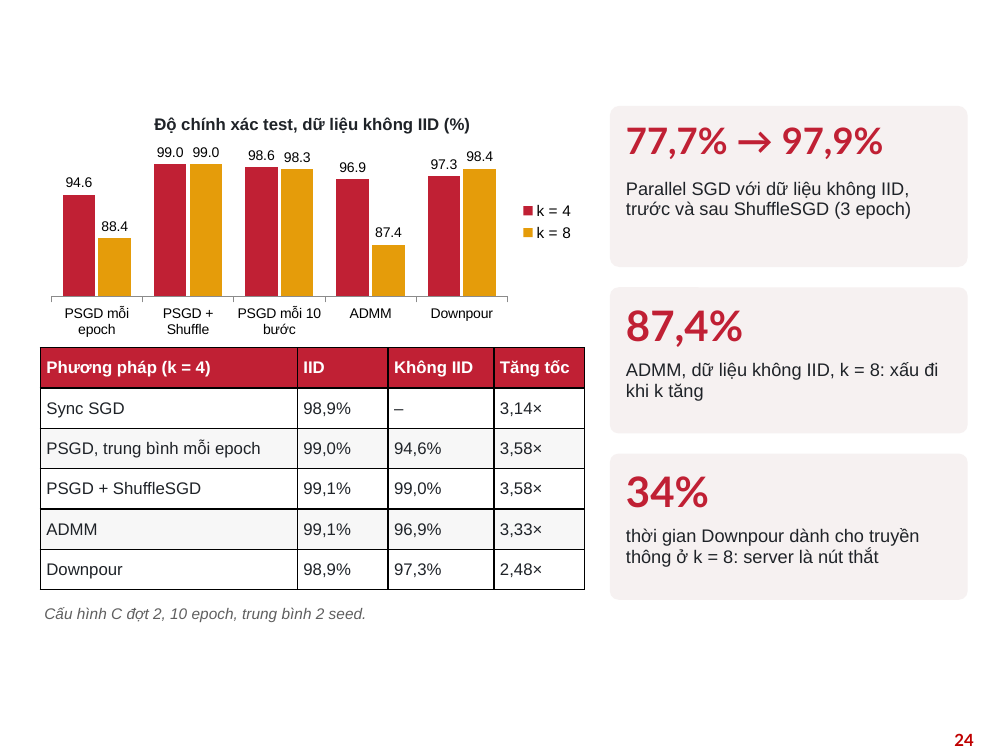
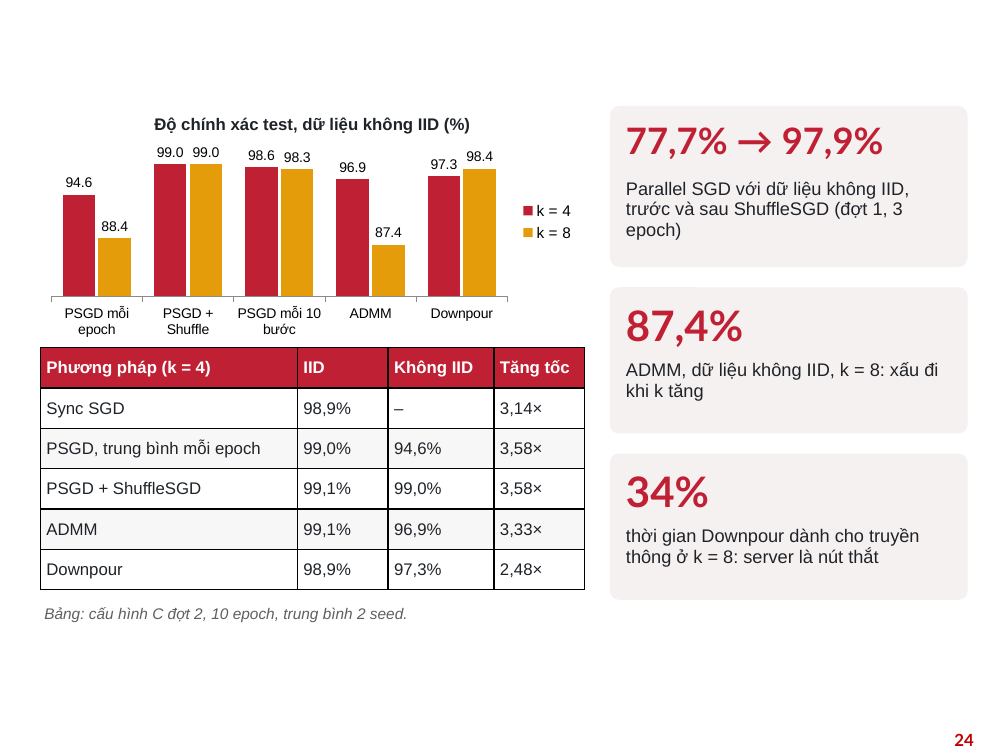
Before and after one commit to ngocvinhvu/High-Performance-Computing, a slide deck: slide 24 of slides/HPC_Nhom10_ParallelDistributedDL.pptx. Drawn at 1008x756 pixels with LibreOffice and Linux fonts; fonts in the diff are those of the drawing; background and template pictures are left out. Boxes give left, top, right and bottom in pixels: in the first picture for what was removed or moved away, otherwise in the second. Text is boxed around its words. In the diff, an @@ line names an element or a change of style, - is before the commit and + after.

```diff
--- a/slides/HPC_Nhom10_ParallelDistributedDL.pptx
+++ b/slides/HPC_Nhom10_ParallelDistributedDL.pptx
@@ text at (626,181,909,240): text changed @@
-Parallel SGD với dữ liệu không IID, trước và sau ShuffleSGD (3 epoch)
+Parallel SGD với dữ liệu không IID, trước và sau ShuffleSGD (đợt 1, 3 epoch)
@@ text at (44,607,408,622): text changed @@
-Cấu hình C đợt 2, 10 epoch, trung bình 2 seed.
+Bảng: cấu hình C đợt 2, 10 epoch, trung bình 2 seed.
```
Also in this commit, not shown: 1 other slide changed, 3 other files.
